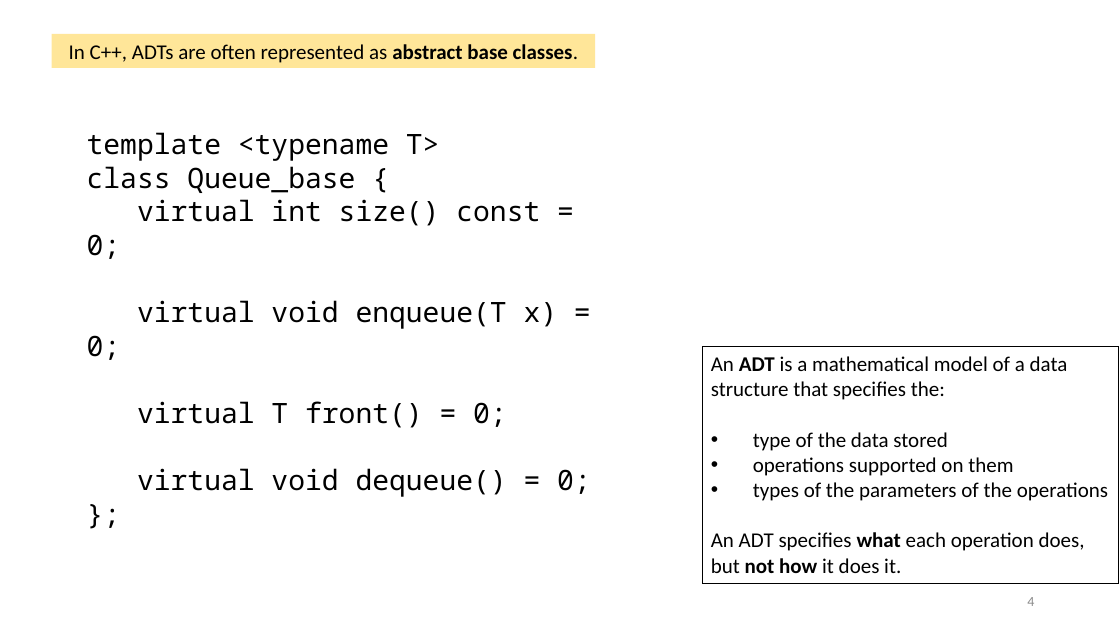
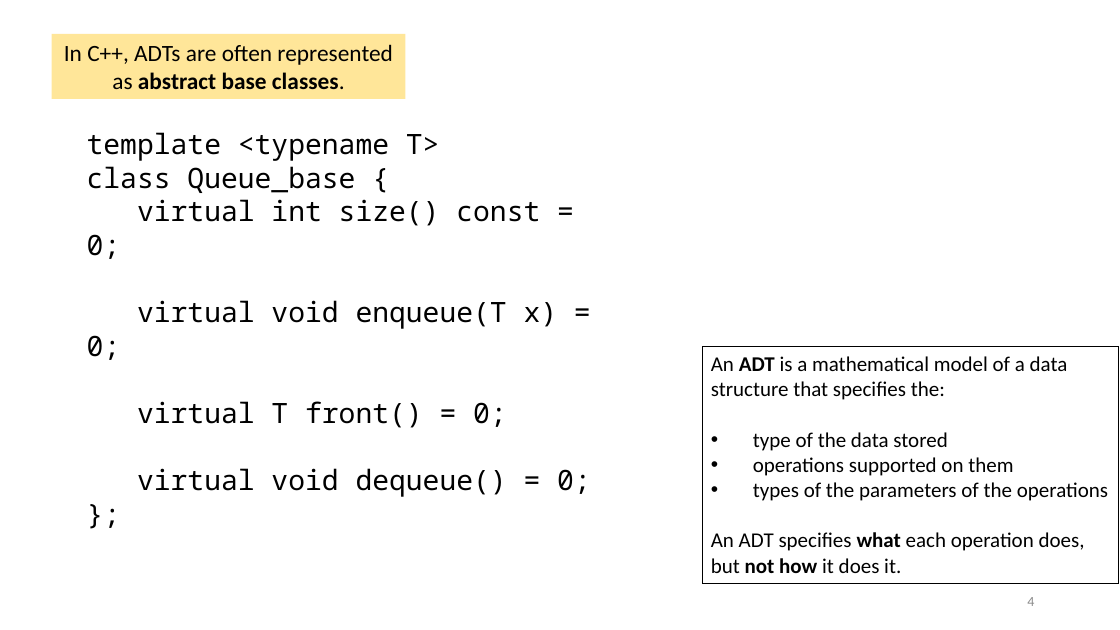
Before and after one commit to tjd1234/cmpt225fall2023, a slide deck: slide 4 of lecture_notes/week7/week7_priority_queues.pptx. Drawn at 1120x630 pixels with LibreOffice and Linux fonts; fonts in the diff are those of the drawing. Boxes give left, top, right and bottom in pixels: in the first picture for what was removed or moved away, otherwise in the second. Text is boxed around its words. In the diff, an @@ line names an element or a change of style, - is before the commit and + after.

```diff
--- a/lecture_notes/week7/week7_priority_queues.pptx
+++ b/lecture_notes/week7/week7_priority_queues.pptx
@@ rectangle "In C++, ADTs are often ...": place and size @@
-rectangle "In C++, ADTs are often ..." at (51, 34, 595, 67)
+rectangle "In C++, ADTs are often ..." at (51, 34, 405, 98)
@@ rectangle "In C++, ADTs are often ..." at (51, 34, 405, 98): size 18 to 20 pt @@
```
Also in this commit, not shown: 14 other slides changed, 1 other file.
